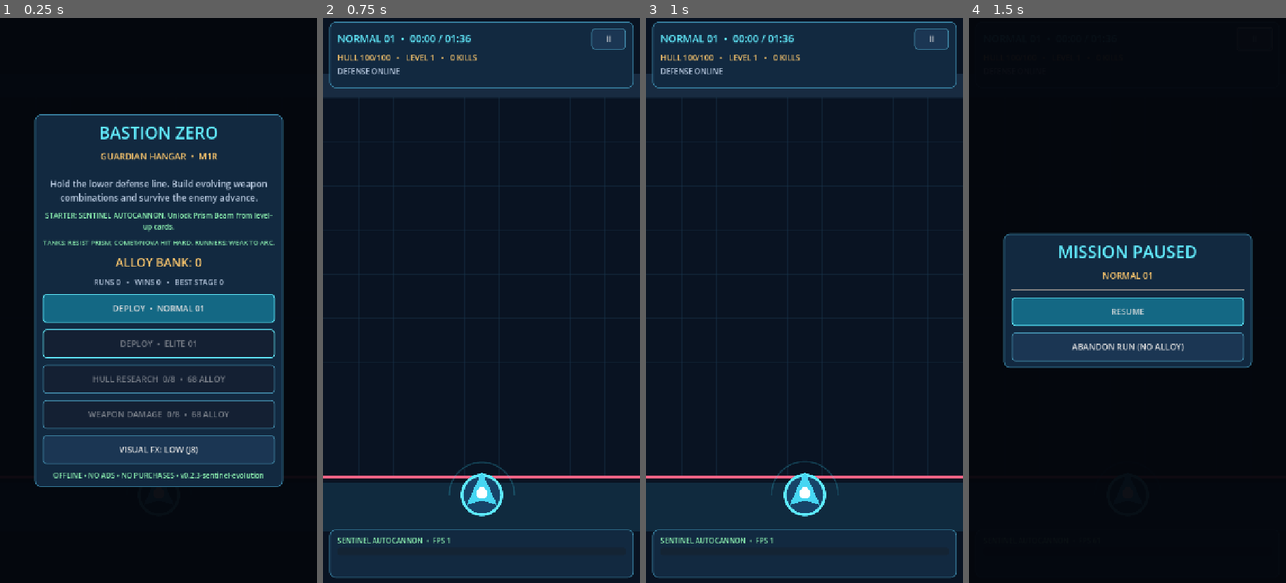
Above: before the commit, frames 1-4 (left to right).
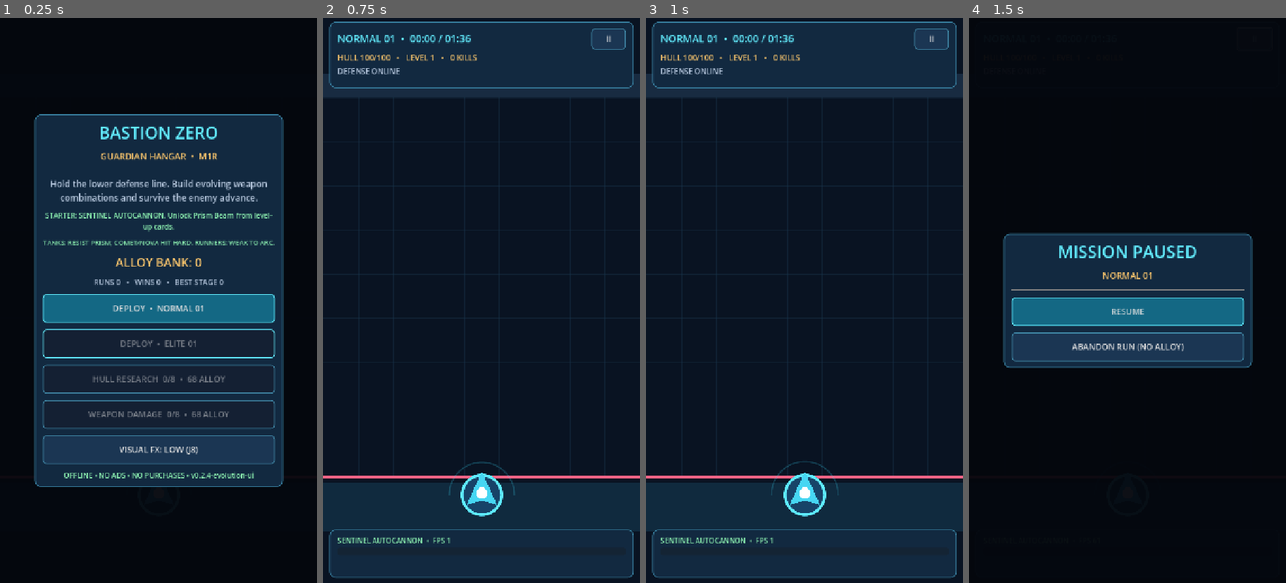
Above: after the commit, the same moments.

Repository: dante-souza/bastion_zero
Game: Godot game, scene res://scenes/main.tscn
Two runs of this game, one before a commit and one after it. Both use one fixed random seed, a clock stepped at 60 frames per second and the inputs below.
Inputs:
- Up to frame 1 (0.25 s): no input
- Up to frame 2 (0.75 s): click "DEPLOY • NORMAL 01" at 0.5 s
- Up to frame 3 (1 s): no input
- Up to frame 4 (1.5 s): click "II" at 1.25 s

The runs differ from the first frame. In frame 1, 0.5% of the frame differs, in the area x 16-84%, y 80-82%; in frame 2, nothing differs; in frame 3, nothing differs; in frame 4, nothing differs.

Commit message:
fix(cards): remove literal percent formatting and centralize max-rank eligibility

Diff:
--- a/scripts/game_catalog.gd
+++ b/scripts/game_catalog.gd
@@ -2,7 +2,7 @@
 extends RefCounted
 
 ## Bastion Zero's original combat balance; no third-party game resources.
-const GAME_VERSION := "0.2.3-sentinel-evolution"
+const GAME_VERSION := "0.2.4-evolution-ui"
 const WORLD_SIZE := Vector2(720.0, 1280.0)
 const GUARDIAN := Vector2(360.0, 1080.0)
 const BREACH_Y := 1040.0
@@ -84,7 +84,7 @@
                 2: return "Faster automatic fire (+30% cadence)."
                 3: return "Dual-barrel bursts: two aimed rounds per volley."
                 _: return "Smart tracers: faster rounds and improved tracking."
-        "gun_payload": return "+25% damage per Sentinel round. Rank %d/3" % rank
+        "gun_payload": return "+25% damage per Sentinel round."
         "gun_pierce": return "Round passes through %d additional target(s)." % rank
         "gun_ricochet": return "After piercing, ricochet to up to %d nearby target(s)." % rank
         "gun_volley": return "+%d separately aimed Sentinel rounds per burst." % rank
@@ -101,12 +101,15 @@
 static func next_level_xp(level: int) -> int:
     return 15 + int(pow(float(maxi(1, level)), 1.32) * 7.0)
 
+static func upgrade_available(levels: Dictionary, key: String) -> bool:
+    return UPGRADE_ORDER.has(key) and int(levels.get(key, 0)) < upgrade_cap(key)
+
 static func upgrade_offers(levels: Dictionary, rng: RandomNumberGenerator, count: int = 3) -> Array[String]:
     var available: Array[String] = []
     var locked: Array[String] = []
     var sentinel_options: Array[String] = []
     for key in UPGRADE_ORDER:
-        if int(levels.get(key, 0)) < upgrade_cap(key):
+        if upgrade_available(levels, key):
             available.append(key)
             if WEAPON_ORDER.has(key) and int(levels.get(key, 0)) == 0:
                 locked.append(key)
